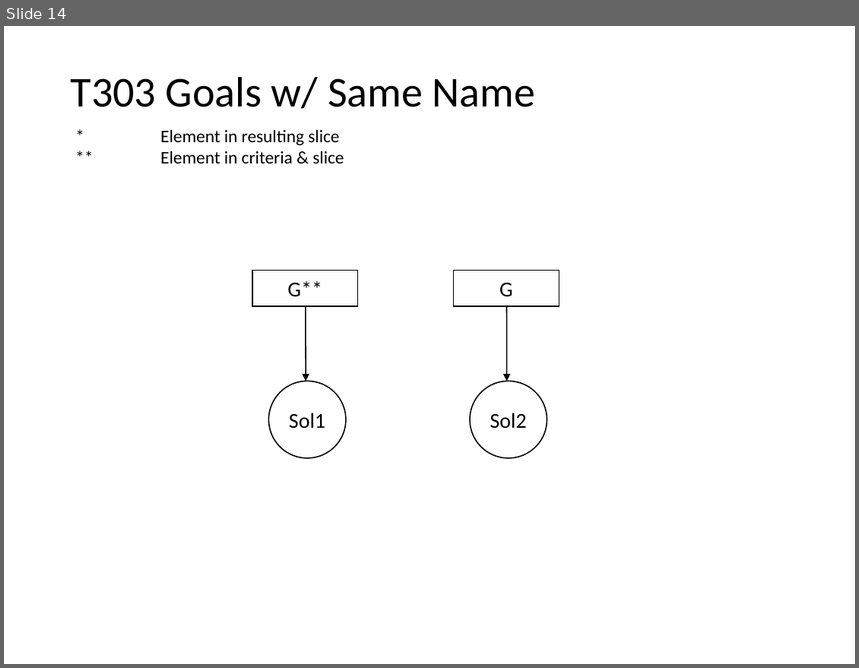
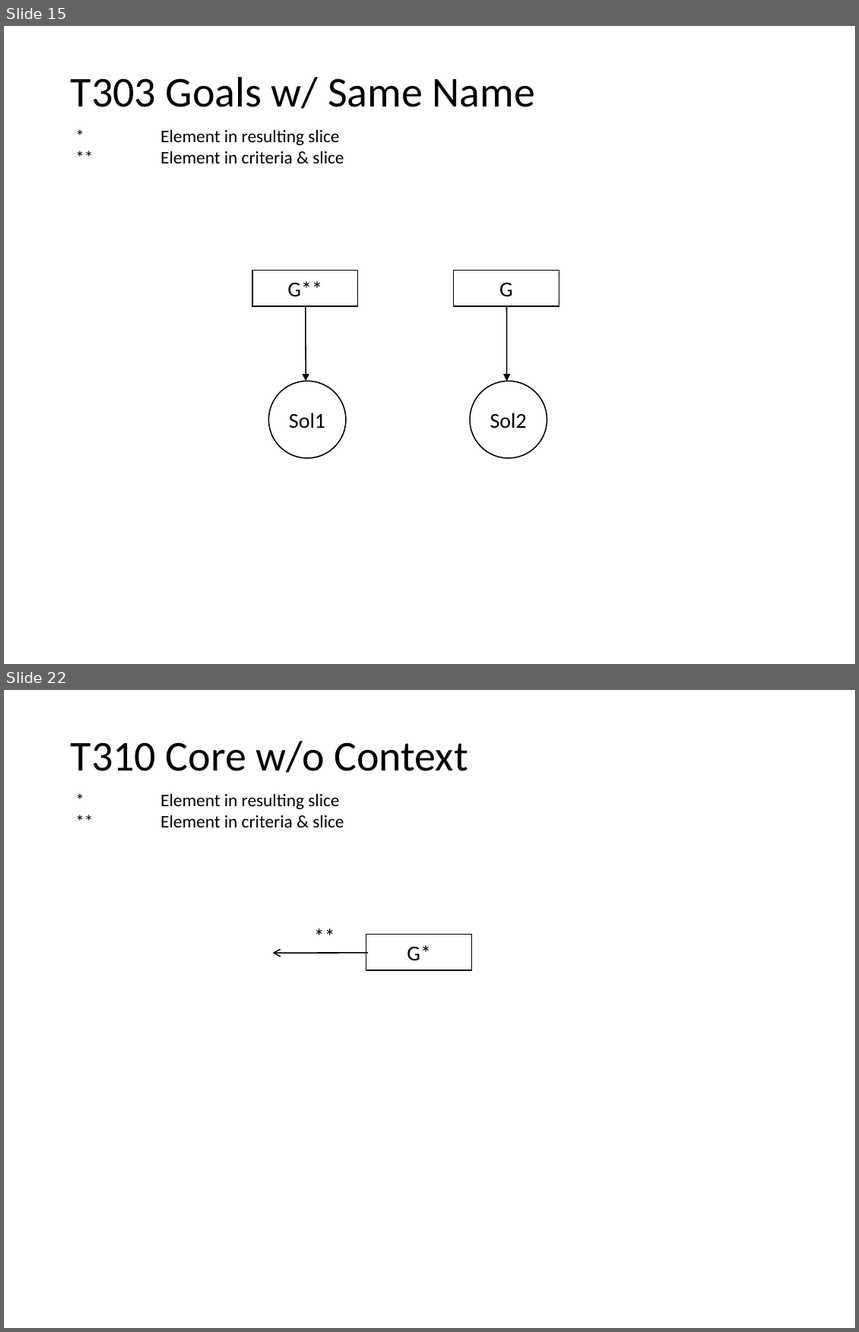
Before and after one commit to nlsfung/MMINT_Examples, a slide deck: GSNSliceRecheckTestSuite/TestSuite.ppt. Shown one above the other, each under a label of ours: slide 14 before the commit, slides 15 and 22 after it; the slides between them are not shown. The pictures are 859x668 and 859x1332 pixels, drawn with LibreOffice and Linux fonts; fonts in the diff are those of the drawing. Boxes give left, top, right and bottom in pixels: in the first picture for what was removed or moved away, otherwise in the second. Text is boxed around its words. In the diff, an @@ line names an element or a change of style, - is before the commit and + after.

```diff
--- a/GSNSliceRecheckTestSuite/TestSuite.ppt
+++ b/GSNSliceRecheckTestSuite/TestSuite.ppt
@@ slide 22 added at (x1=4, y1=690, x2=855, y2=1328), background #FFFFFF; not listed: 1 template element that a slide beside it also shows @@
@@ text added at (x1=71, y1=741, x2=468, y2=773), 36 pt, text #000000 @@
+T310 Core w/o Context
@@ text added at (x1=305, y1=919, x2=344, y2=953), 18 pt, text #000000 @@
+**
@@ rectangle added at (x1=367, y1=934, x2=472, y2=971), fill #FFFFFF, outline #000000 0.94 pt, 18 pt, text #000000 @@
+G*
@@ arrow added from (367, 953) to (273, 953), #000000 0.99 pt @@
@@ what was slide 14 is now slide 15 @@
```
Also in this commit, not shown: 5 slides changed, 4 other slides added, 31 other files.
